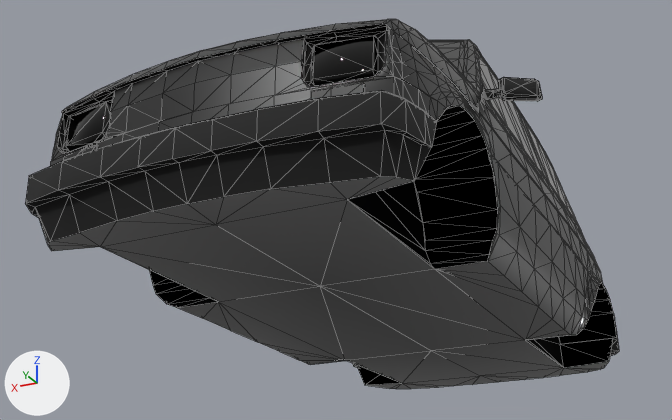
Renders of the glTF model Resources/Indep/Vehicles/126p/126p.glb from each side of a commit.
Both versions are drawn from a camera (50 mm lens) standing at (-1.44, 3.33, -1.29) and looking at (0.21, 0.03, 0.19). The lights are fixed; the arrows at lower left show +X, +Y and +Z. The picture after the commit comes second. Mesh edges are drawn as thin lines. Vertices at exactly the same position are counted once.

Names of what the first picture shows: 'car'.
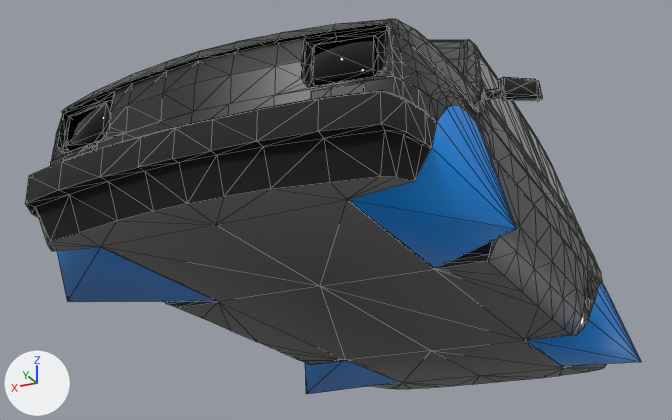
The edits, one by one:
Picture 'thruster' (img_thruster) is new.
Material 'thrusterinside' (mat_thrusterinside) is new.
Uses the picture img_126p_misc.
Material 'thruster' (mat_thruster) is new.
Uses the picture img_thruster.
me_plane is used by ob_car; location (0.0, 0.0, 0.0).
me_plane had 1644 vertices, 3108 faces and spanned x -0.78..0.72, y -1.59..1.45, z -0.33..0.79.
me_plane now has 1691 vertices, 3162 faces and spans x -0.83..0.83, y -1.59..1.45, z -0.38..0.79.
me_plane part 1: a new loose piece of 16 vertices spanning x 0.42..0.81, y 0.56..1.22, z -0.37..0.02, in mat_thruster.
me_plane part 2: a new loose piece of 13 vertices spanning x 0.34..0.83, y -1.18..-0.5, z -0.38..-0.02, in mat_thruster.
Part 3, on me_plane:
9 vertices are added at x -0.81..-0.42, y 0.56..1.22, z -0.37..0.02.
15 new faces join them, mat_thruster.
Part 4, on me_plane:
9 vertices are added at x -0.83..-0.34, y -1.18..-0.5, z -0.38..-0.02.
12 new faces join them, mat_thruster.
me_plane part 5: 170 kept faces spanning x -0.72..0.72, y -1.18..1.22, z -0.33..0.02 get new vertex colours; the middle colour goes from black #000000 to blue #0099ff.
me_plane part 6: 170 faces spanning x -0.72..0.72, y -1.18..1.22, z -0.33..0.02 switch from mat_plainnothing to mat_thrusterinside.
me_plane gains material mat_thruster.

Pixel boxes [x1, y1, x2, y2] of what changed, in the pictures (672 x 420 px):
'car', reshaped: before [25, 19, 619, 389]; after [25, 19, 641, 394]
part 1 of me_plane, added (blue): after [57, 247, 215, 302]
part 2 of me_plane, added (blue): after [305, 360, 400, 394]
part 3 of me_plane, added (blue): after [349, 105, 516, 268]
part 4 of me_plane, added (blue): after [526, 282, 641, 366]
part 5 of me_plane, recoloured: before [149, 105, 617, 385]; after [165, 200, 579, 384]
part 6 of me_plane, recoloured: before [149, 105, 617, 385]; after [165, 200, 579, 384]
